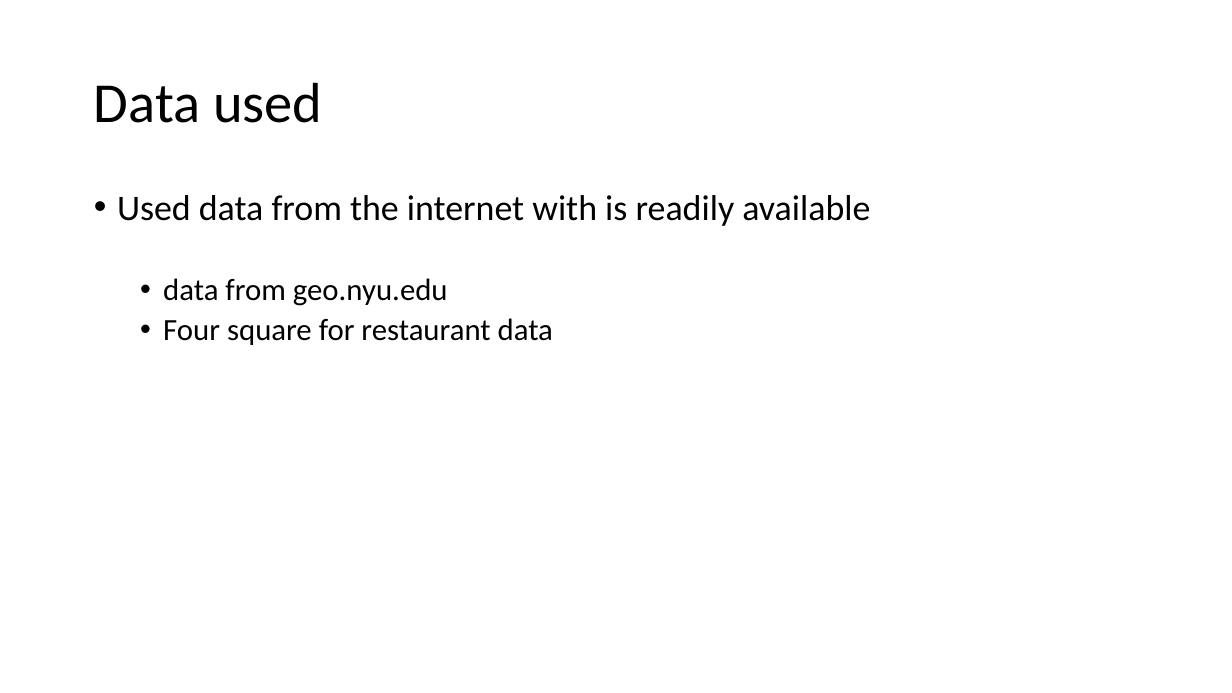
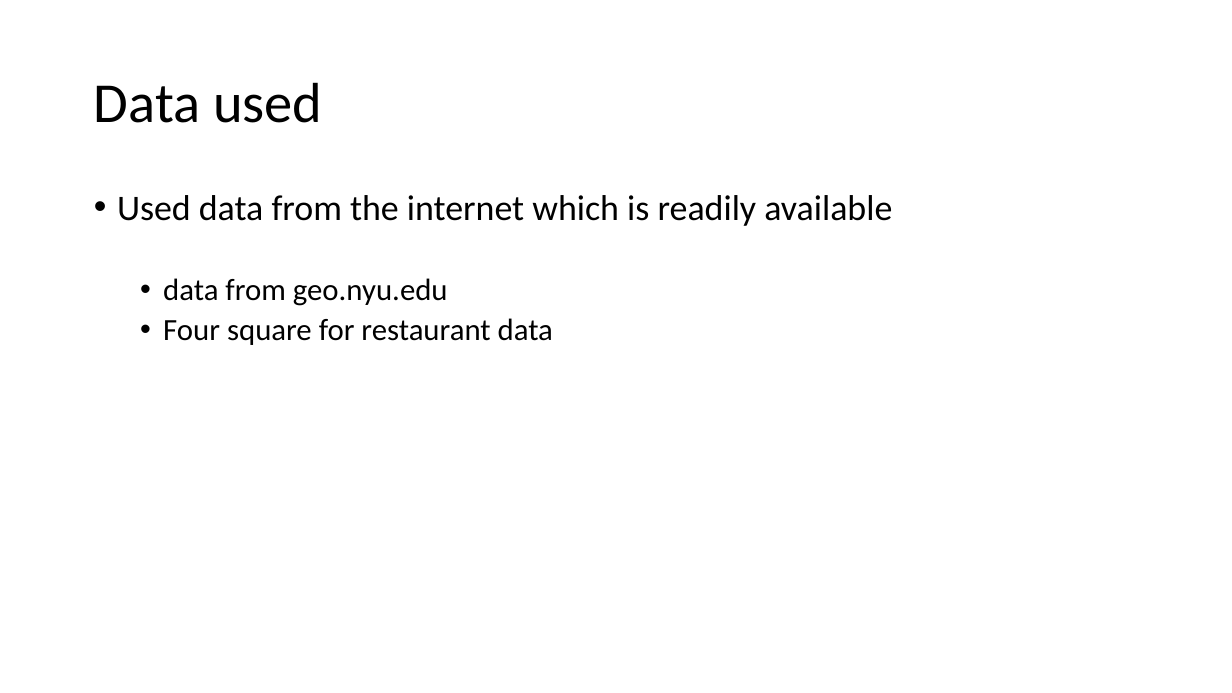
Before and after one commit to msac22/Coursera_Capstone, a slide deck: slide 3 of CapstonePresentation.pptx. Drawn at 1232x693 pixels with LibreOffice and Linux fonts; fonts in the diff are those of the drawing. Boxes give left, top, right and bottom in pixels: in the first picture for what was removed or moved away, otherwise in the second. Text is boxed around its words. In the diff, an @@ line names an element or a change of style, - is before the commit and + after.

```diff
--- a/CapstonePresentation.pptx
+++ b/CapstonePresentation.pptx
@@ text at [117,195,892,226]: text changed @@
-• Used data from the internet with is readily available
+• Used data from the internet which is readily available
```
Also in this commit, not shown: 2 other slides changed, 1 slide added.
